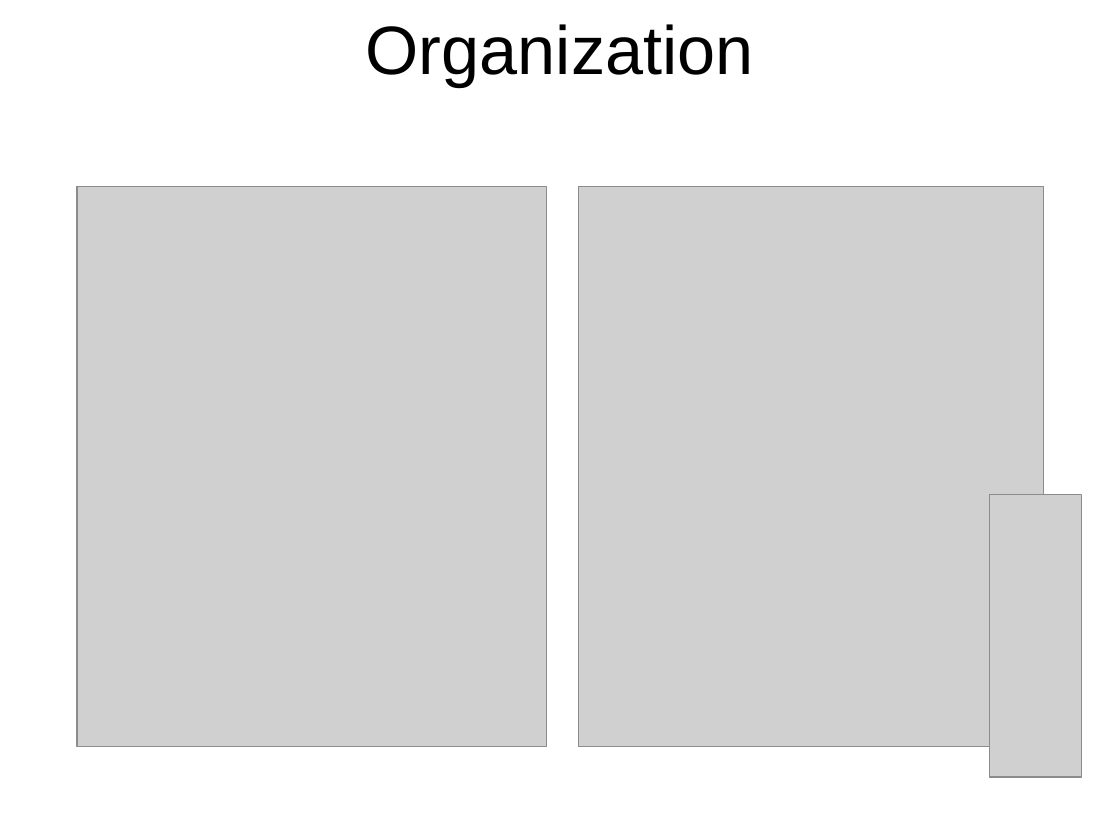
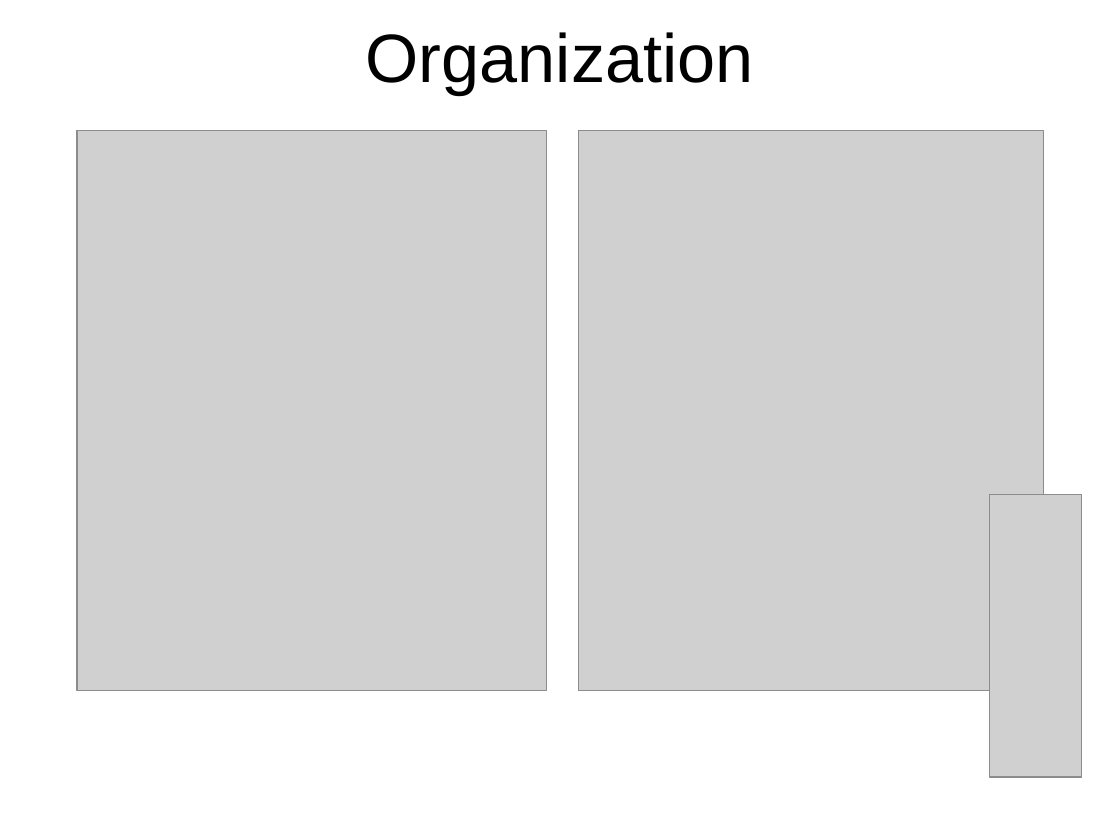
Before and after one commit to msuarz/portfolio, a slide deck: slide 18 of agile2011/presentation.pptx. Drawn at 1120x840 pixels with LibreOffice and Linux fonts; fonts in the diff are those of the drawing; grey boxes stand for pictures; background and template pictures are left out. Boxes give left, top, right and bottom in pixels: in the first picture for what was removed or moved away, otherwise in the second. Text is boxed around its words. In the diff, an @@ line names an element or a change of style, - is before the commit and + after.

```diff
--- a/agile2011/presentation.pptx
+++ b/agile2011/presentation.pptx
@@ title "Organization": place and size @@
-title "Organization" at box(366, 24, 754, 87)
+title "Organization" at box(366, 32, 754, 95)
@@ title "Organization" at box(366, 32, 754, 95): letter outline none to #000000 0 pt @@
@@ picture: place and size @@
-picture at box(77, 187, 547, 747)
+picture at box(77, 131, 547, 691)
@@ picture: place and size @@
-picture at box(579, 187, 1044, 747)
+picture at box(579, 131, 1044, 691)
```
Also in this commit, not shown: 22 other slides changed.
